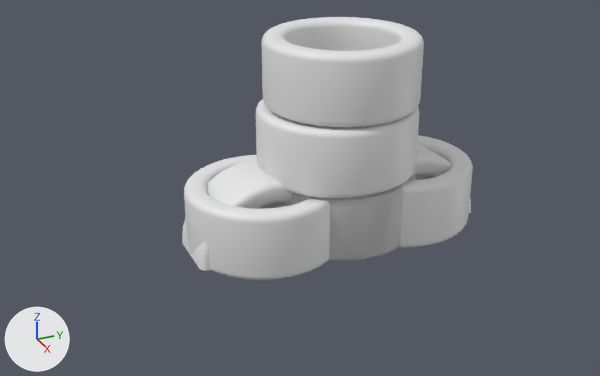
The Blender file Assets/External/Models/RandomProps.blend as it was, and as the next commit left it.
The view is the same before and after, from a 50 mm lens placed at (4.52, -2.27, 2.59), pointed at (-0.02, -0.23, 0.32). The axes (+X, +Y, +Z) are drawn at lower left. The lights are the same throughout.

Names of what the first picture shows: 'SideTires', 'TirePyramid', 'TireStack'.
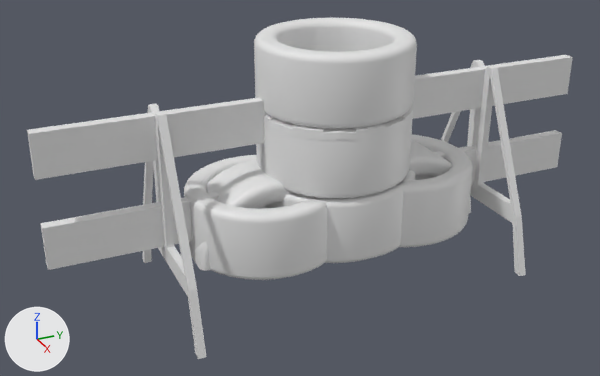
Commit message: added a couple more props

Where the newer file only moved an object's origin or applied its transform, the numbers keep the older frame.

Location of each change, (x1, y1, x2, y2) in pixels of the pictures (600 x 376 px):
'Barrier', added
    after: (27, 55, 573, 359)
'TireStack', mesh moved
    before: (262, 17, 424, 261)
    after: (254, 18, 417, 263)
'WaterBin', added
    after: (264, 106, 413, 140)
'Tire', unchanged, uncovered by the edit
    after: (369, 170, 415, 259)

Edits to the bpy script that builds the scene:
```text
Change me_cylinder_013:
    where me_cylinder_013.from_pydata(...)  # 1920 vertices, 1920 faces; spans x -1.0..1.0, y -0.9..1.1, z -0.04..2.64
    used by ob_tirestack; location = (0.0, 0.0, 0.0); scale = (0.5, 0.5, 0.5)
    me_cylinder_013 part 1: the whole mesh is moved by (0.0, -0.1, 0.0)
Add me_plane:
    me_plane.from_pydata(...)  # 192 vertices, 180 faces; spans x -0.64..0.64, y -1.87..1.87, z -0.32..1.0
Add me_cylinder:
    me_cylinder.from_pydata(...)  # 688 vertices, 658 faces; spans x -0.503..0.503, y -0.503..0.503, z -0.015..0.915
    me_cylinder.polygons.foreach_set('use_smooth', [True] * 658)
Add ob_barrier:
    ob_barrier = bpy.data.objects.new('Barrier', me_plane)
    ob_barrier.location = (0.0, 0.0, 0.0)
Add ob_waterbin:
    ob_waterbin = bpy.data.objects.new('WaterBin', me_cylinder)
    ob_waterbin.location = (0.0, 0.0, 0.0)
```
